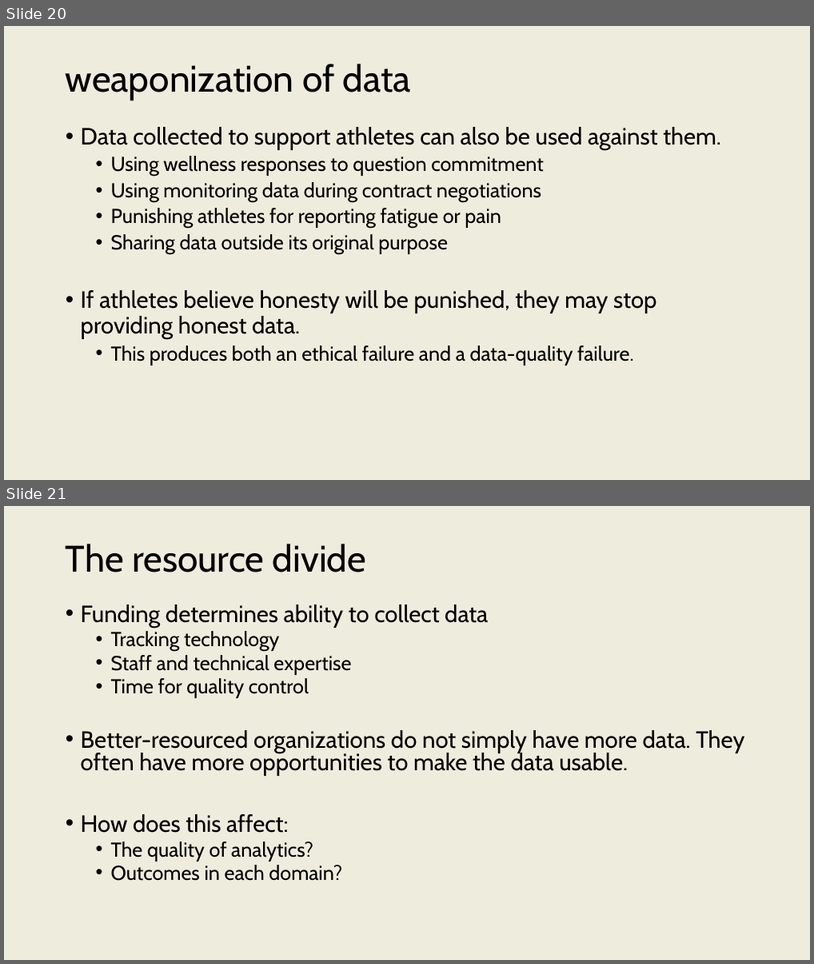
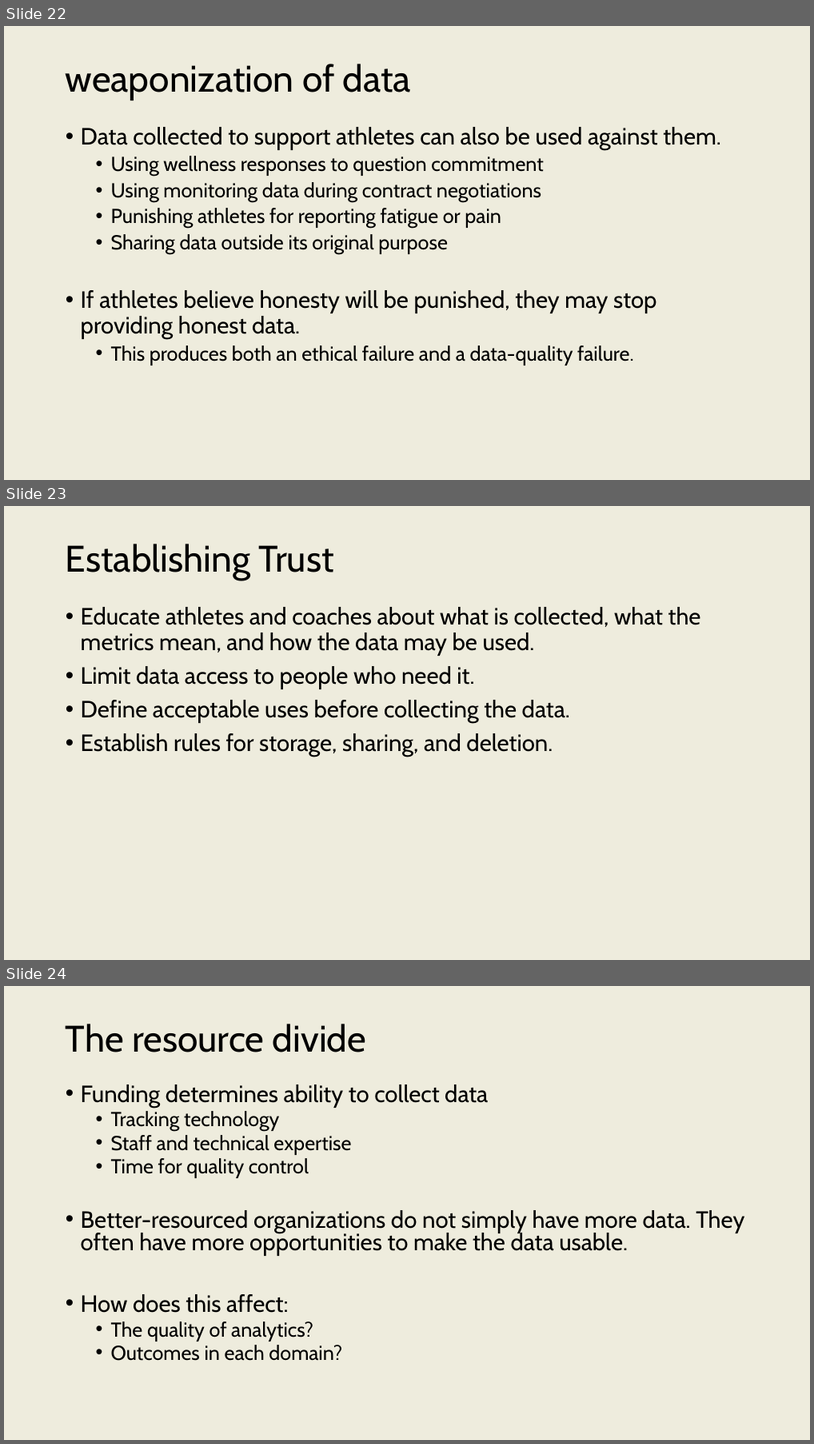
Before and after one commit to onishisaryu/HES-3000-Sports-Data-Analytics, a slide deck: pptx/Lecture5.pptx. Shown one above the other, each under a label of ours: slides 20 and 21 before the commit, slides 22, 23 and 24 after it. The pictures are 814x964 and 814x1444 pixels, drawn with LibreOffice and Linux fonts; fonts in the diff are those of the drawing. Boxes give left, top, right and bottom in pixels: in the first picture for what was removed or moved away, otherwise in the second. Text is boxed around its words. In the diff, an @@ line names an element or a change of style, - is before the commit and + after.

```diff
--- a/pptx/Lecture5.pptx
+++ b/pptx/Lecture5.pptx
@@ slide 23 added at <box>4,506,810,960</box>, background #EEECDD @@
@@ title added at <box>66,544,334,580</box>, 44 pt, text #000000 @@
+Establishing Trust
@@ text added at <box>81,607,702,757</box>, 28 pt, text #000000 @@
+• Educate athletes and coaches about what is collected, what the metrics mean, and how the data may be used.
+• Limit data access to people who need it.
+• Define acceptable uses before collecting the data.
+• Establish rules for storage, sharing, and deletion.
@@ what was slide 20 is now slide 22 @@
@@ what was slide 21 is now slide 24 @@
```
Also in this commit, not shown: 14 slides changed, 1 slide removed, 2 other files.
